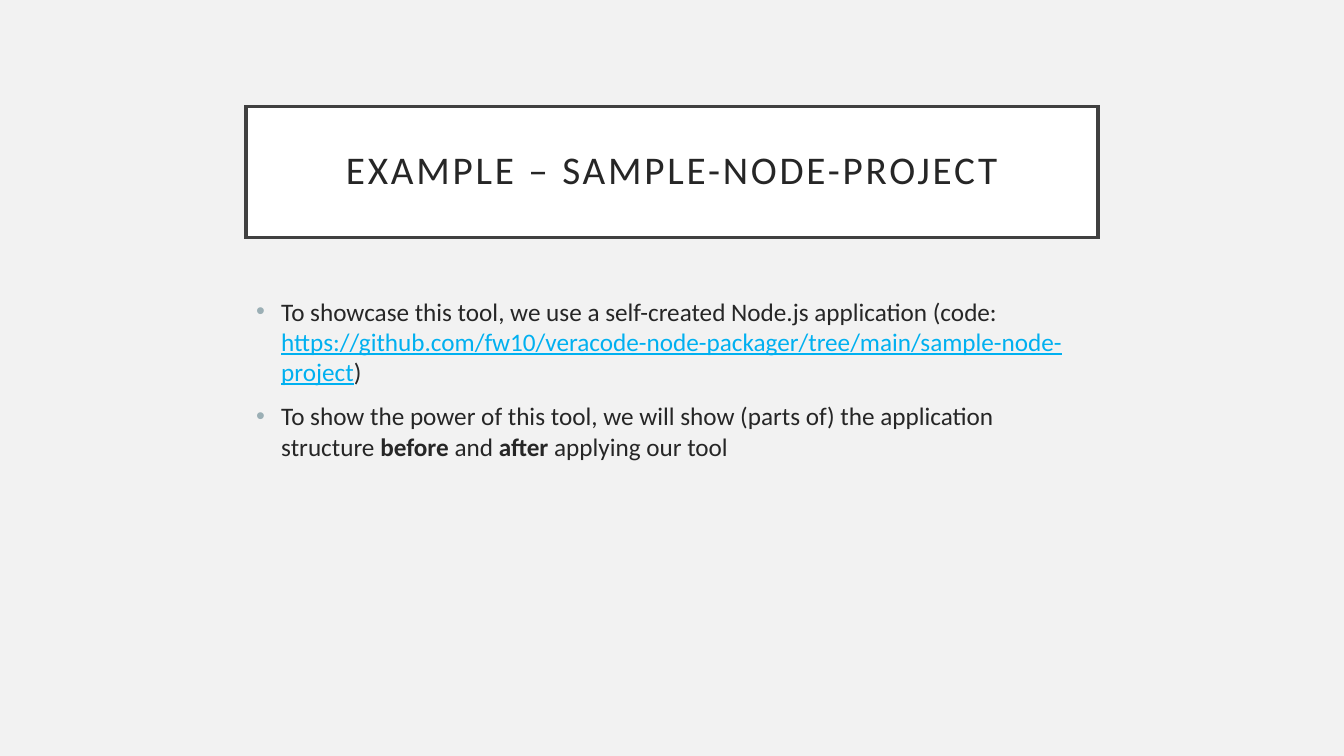
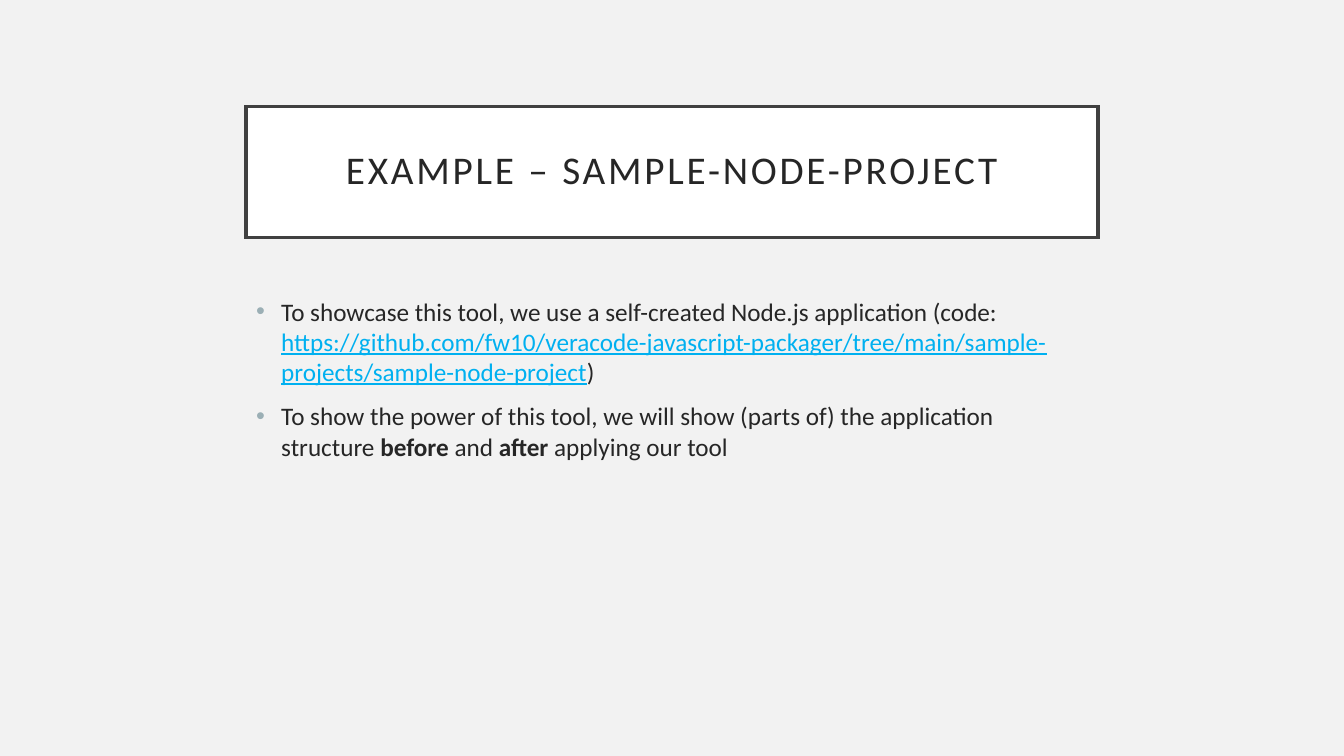
Before and after one commit to dub-flow/veracode-javascript-packager, a slide deck: slide 7 of demo.pptx. Drawn at 1344x756 pixels with LibreOffice and Linux fonts; fonts in the diff are those of the drawing. Boxes give left, top, right and bottom in pixels: in the first picture for what was removed or moved away, otherwise in the second. Text is boxed around its words. In the diff, an @@ line names an element or a change of style, - is before the commit and + after.

```diff
--- a/demo.pptx
+++ b/demo.pptx
@@ text at [281, 303, 1046, 386]: text changed @@
-• To showcase this tool, we use a self-created Node.js application (code: https://github.com/fw10/veracode-node-packager/tree/main/sample-node-project)
+• To showcase this tool, we use a self-created Node.js application (code: https://github.com/fw10/veracode-javascript-packager/tree/main/sample-projects/sample-node-project)
```
Also in this commit, not shown: 5 other slides changed, 1 slide removed.
